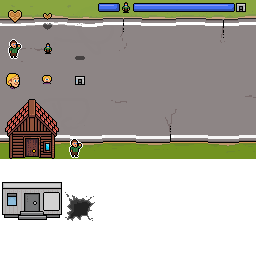
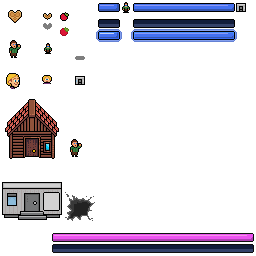
The second (256, 256) image is a revision of the first. Changes to its layers:
added layer "Lag 30 kopi" above "Lag 16" over left=52, top=244, right=254, bottom=253
added layer "Lag 16" above "Lag 15 kopi" over left=134, top=20, right=234, bottom=27
added layer "Lag 15 kopi" above "Lag 26 kopi" over left=98, top=19, right=235, bottom=28
added layer "Lag 26 kopi" (overlay) above "Lag 26" over left=134, top=32, right=234, bottom=39
added layer "Lag 26" (overlay) above "Lag 28" over left=99, top=32, right=119, bottom=39
added layer "Lag 28" above "Lag 27" over left=191, top=29, right=237, bottom=42
added layer "Lag 27" above "Lag 15 kopi 2" over left=131, top=29, right=210, bottom=42
added layer "Lag 15 kopi 2" above "Lag 29" over left=96, top=29, right=235, bottom=42
added layer "Lag 31" above "Lag 30" over left=60, top=27, right=69, bottom=36
added layer "Lag 30" above "Lag 15 kopi 3" over left=52, top=12, right=254, bottom=242
hid "Lag 1 kopi" over left=0, top=0, right=256, bottom=159
